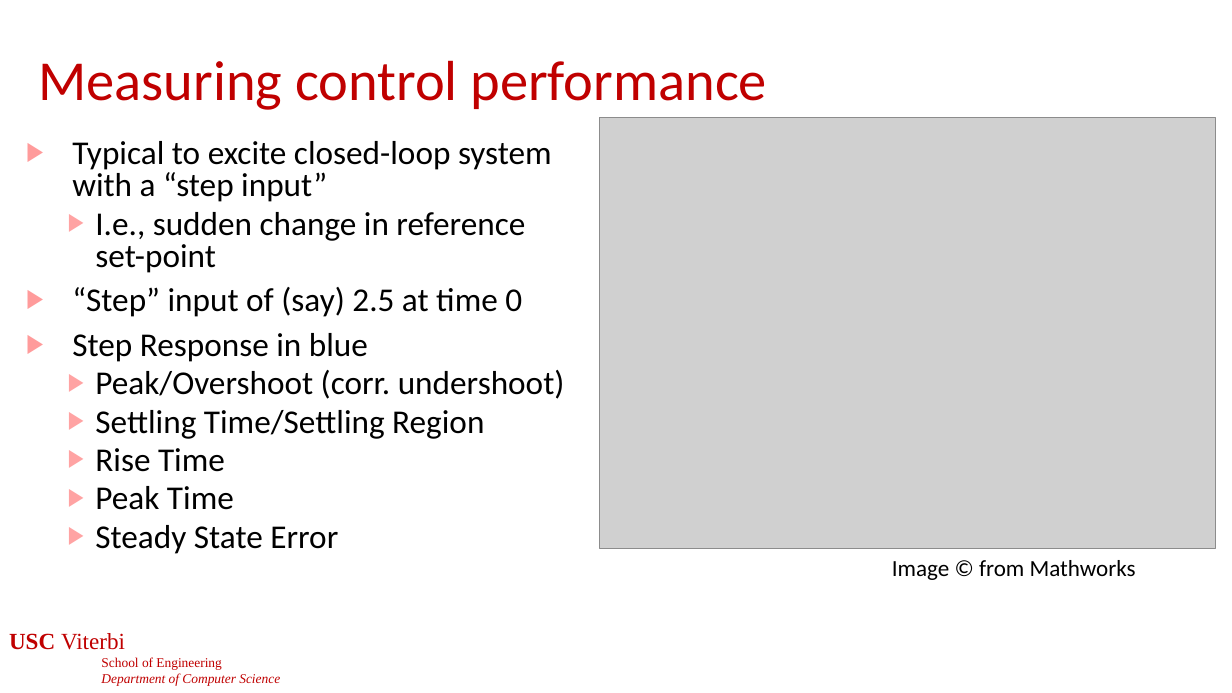
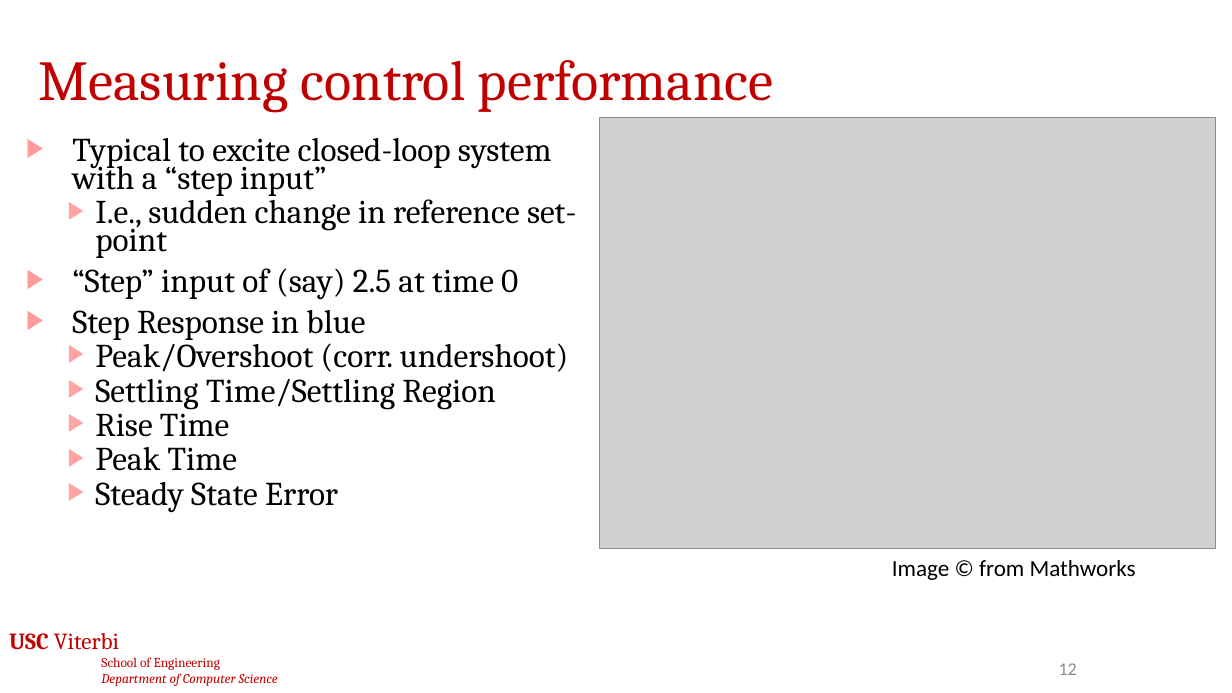
Before and after one commit to jdeshmukh/jdeshmukh.github.io, a slide deck: slide 12 of teaching/cs513-autocps-fall-2026/slides/5-Control.pptx. Drawn at 1232x693 pixels with LibreOffice and Linux fonts; fonts in the diff are those of the drawing; grey boxes stand for pictures; background and template pictures are left out. Boxes give left, top, right and bottom in pixels: in the first picture for what was removed or moved away, otherwise in the second. Text is boxed around its words. In the diff, an @@ line names an element or a change of style, - is before the commit and + after.

```diff
--- a/teaching/cs513-autocps-fall-2026/slides/5-Control.pptx
+++ b/teaching/cs513-autocps-fall-2026/slides/5-Control.pptx
@@ title "Measuring control performance" at [38, 60, 774, 113]: font Calibri to Cambria @@
@@ text "Typical to excite closed-loop system ..." at [72, 138, 576, 512]: font Calibri to Cambria; line spacing 0.8 to 0.7 @@
@@ text "USC Viterbi" at [9, 633, 278, 686]: font Times New Roman to Cambria @@
@@ page number added at [1059, 663, 1077, 675], 14 pt, text #8C8C8C @@
+12
```
Also in this commit, not shown: 72 other slides changed, 1 other file.
